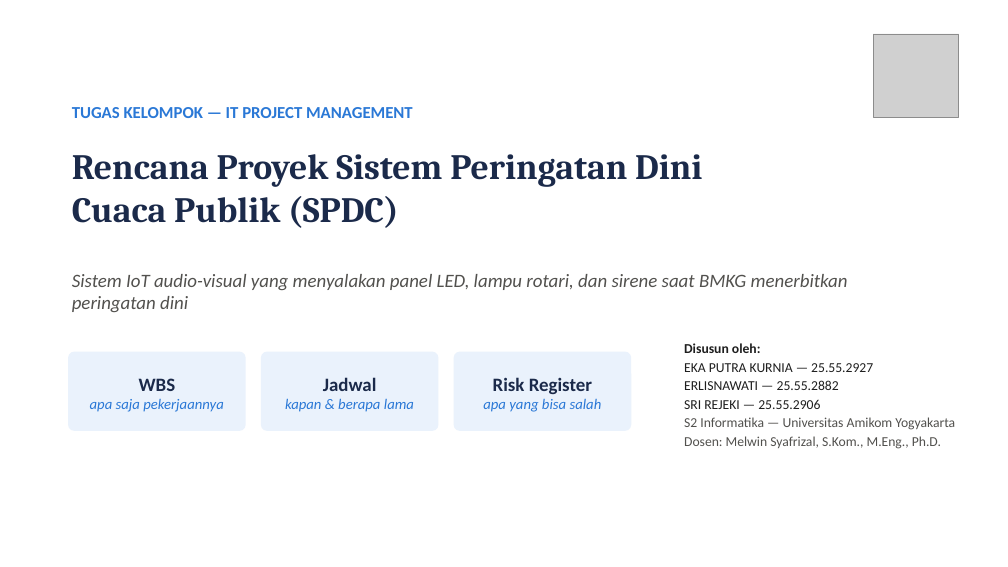
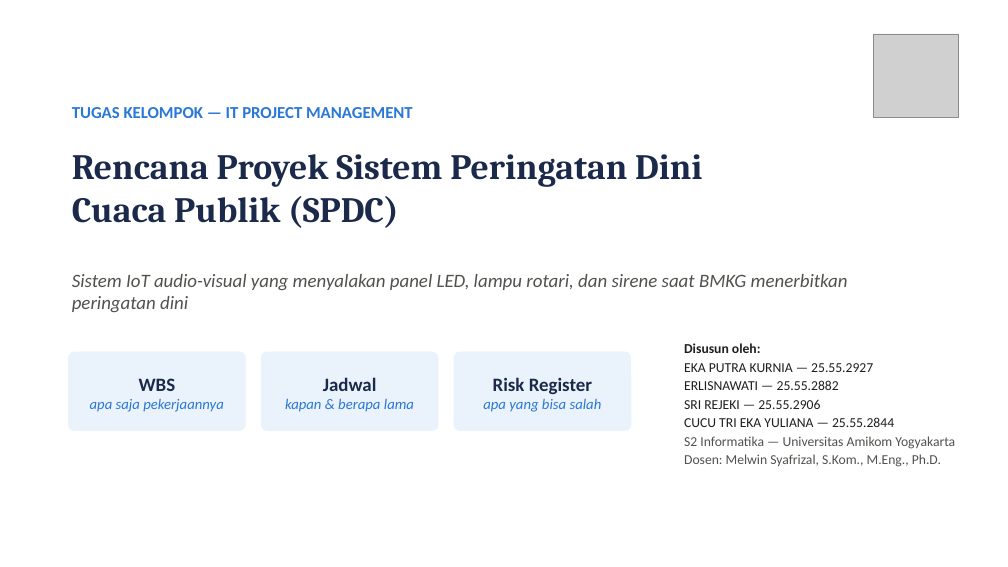
Before and after one commit to mingkimingki/it-proj-manag, a slide deck: slide 1 of tugas2/hasil/Tugas2_RencanaProyek_SPDC_Slide.pptx. Drawn at 1008x567 pixels with LibreOffice and Linux fonts; fonts in the diff are those of the drawing; grey boxes stand for pictures. Boxes give left, top, right and bottom in pixels: in the first picture for what was removed or moved away, otherwise in the second. Text is boxed around its words. In the diff, an @@ line names an element or a change of style, - is before the commit and + after.

```diff
--- a/tugas2/hasil/Tugas2_RencanaProyek_SPDC_Slide.pptx
+++ b/tugas2/hasil/Tugas2_RencanaProyek_SPDC_Slide.pptx
@@ text at (684, 417, 894, 427): paragraph added @@
+CUCU TRI EKA YULIANA — 25.55.2844
```
Also in this commit, not shown: 2 other slides changed, 5 other files.
